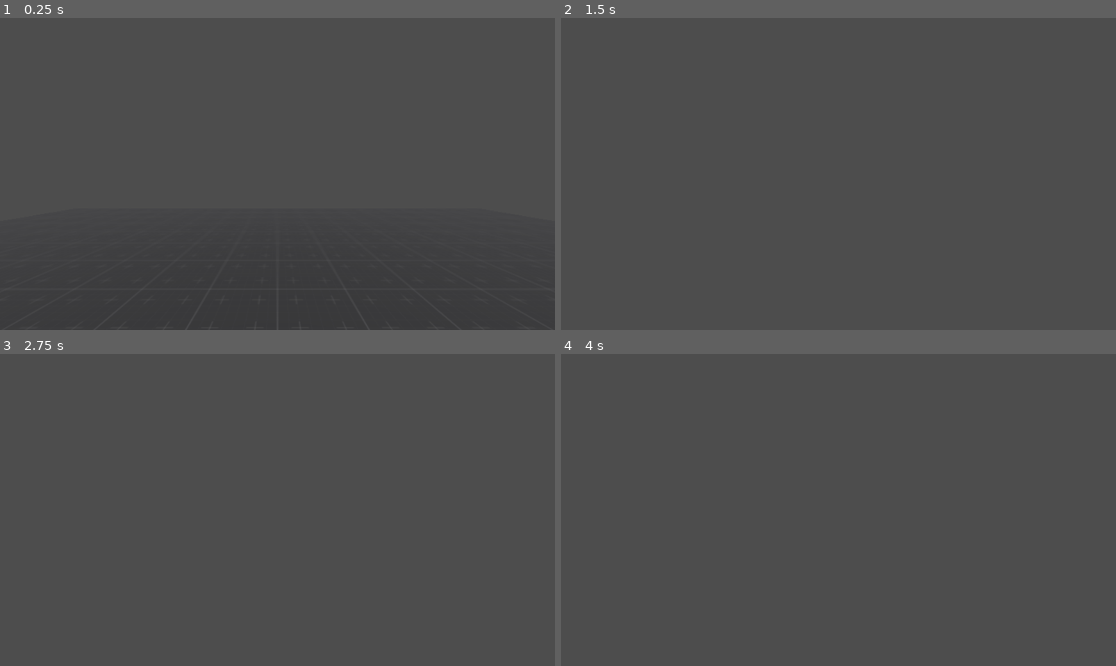
Above: before the commit, frames 1-4 (two rows, left to right).
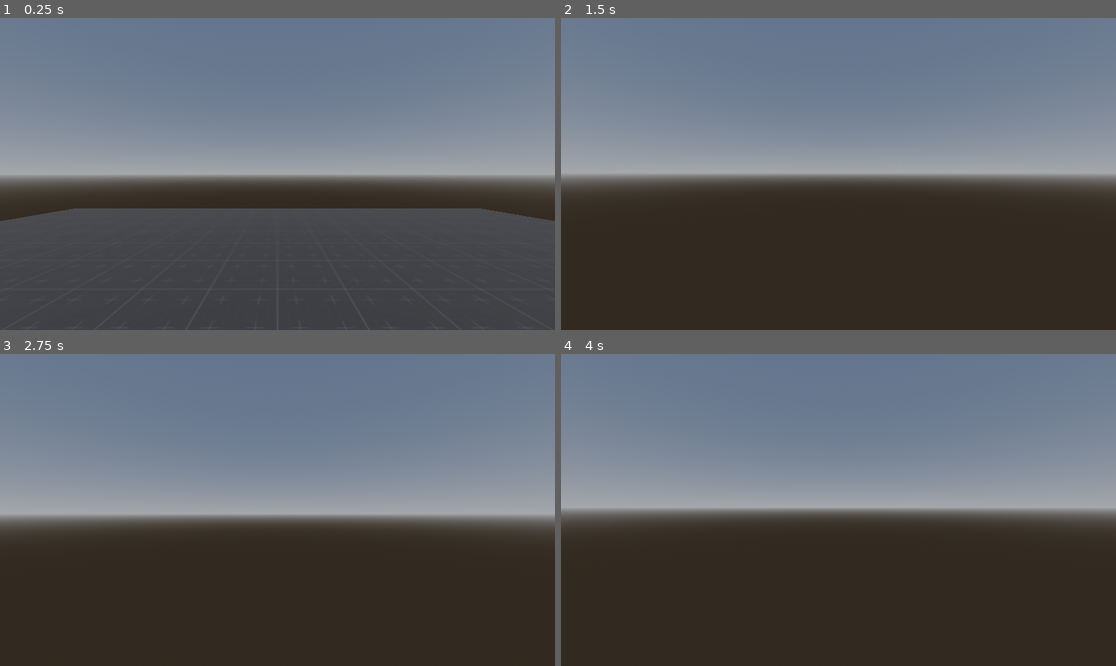
Above: after the commit, the same moments.

Repository: Wowe-Peanut/GetReal
Game: Godot game, scene res://test.tscn
The game is run twice, just before and just after one commit, with the same random seed, the same clock (stepped at 60 frames per second) and the same inputs.
Inputs (mouse positions are in pixels of both pictures, inside the frame that each line leads up to):
- Up to frame 1 (0.25 s): no input
- Up to frame 2 (1.5 s): tap Enter at 0.5 s; move the mouse to (866, 174) at 0.52 s; hold W (move_forward) from 0.53 s (still down); tap Space (jump) at 0.6, 0.77, 1.07, 1.35 s; move the mouse to (810, 174) at 1.27 s
- Up to frame 3 (2.75 s): keep holding W (move_forward); tap Space (jump) at 1.52, 1.82, 2, 2.1 s; move the mouse to (288, 503) at 2.02 s
- Up to frame 4 (4 s): keep holding W (move_forward); tap Enter at 2.75 s; move the mouse to (832, 516) at 2.77 s; tap Space (jump) at 2.85, 3.02, 3.32, 3.5, 3.6, 3.77 s; move the mouse to (877, 513) at 3.52 s

The runs differ from the first frame. In frame 1, 59% of the frame differs, in the area x 0-100%, y 0-66%; in frame 2, 97%, in the area x 0-100%, y 0-100%; in frame 3, 97%; in frame 4, 97%.

Commit message:
box initial testing, player kicks box

Diff:
--- a/player.gd
+++ b/player.gd
@@ -29,7 +29,7 @@
 	if Input.is_action_just_pressed("jump"): jumping = true
 	if Input.is_action_just_pressed("ui_cancel"): get_tree().quit()
 
-func _physics_process(delta: float) -> void:
+func _process(delta: float) -> void:
 	if mouse_captured: _rotate_camera(delta)
 	velocity = _walk(delta) + _gravity(delta) + _jump(delta)
 	move_and_slide()
--- a/player.tscn
+++ b/player.tscn
@@ -11,6 +11,7 @@
 height = 1.8
 
 [node name="Player" type="CharacterBody3D"]
+collision_layer = 2
 script = ExtResource("1_16goh")
 camera_sens = 10.0
 
--- a/test.tscn
+++ b/test.tscn
@@ -13,9 +13,23 @@
 albedo_texture = ExtResource("2_h77vt")
 uv1_triplanar = true
 
+[sub_resource type="ProceduralSkyMaterial" id="ProceduralSkyMaterial_avhxm"]
+
+[sub_resource type="Sky" id="Sky_v4ln1"]
+sky_material = SubResource("ProceduralSkyMaterial_avhxm")
+
+[sub_resource type="Environment" id="Environment_4nkms"]
+background_mode = 2
+sky = SubResource("Sky_v4ln1")
+
+[sub_resource type="BoxShape3D" id="BoxShape3D_fsolg"]
+
+[sub_resource type="BoxMesh" id="BoxMesh_tcafk"]
+
 [node name="test" type="Node3D"]
 
 [node name="Player" parent="." instance=ExtResource("1_a76g4")]
+jump_height = 1.5
 
 [node name="StaticBody3D" type="StaticBody3D" parent="."]
 
@@ -28,3 +42,17 @@
 
 [node name="DirectionalLight3D" type="DirectionalLight3D" parent="."]
 transform = Transform3D(1, 0, 0, 0, 0.5, 0.866025, 0, -0.866025, 0.5, 0, 6, 0)
+
+[node name="WorldEnvironment" type="WorldEnvironment" parent="."]
+environment = SubResource("Environment_4nkms")
+
+[node name="RigidBody3D" type="RigidBody3D" parent="."]
+transform = Transform3D(1, 0, 0, 0, 1, 0, 0, 0, 1, -6, 1, 0)
+collision_layer = 4
+collision_mask = 3
+
+[node name="CollisionShape3D" type="CollisionShape3D" parent="RigidBody3D"]
+shape = SubResource("BoxShape3D_fsolg")
+
+[node name="MeshInstance3D" type="MeshInstance3D" parent="RigidBody3D"]
+mesh = SubResource("BoxMesh_tcafk")
Not shown: 1 places in test.tscn that only renumber resources
